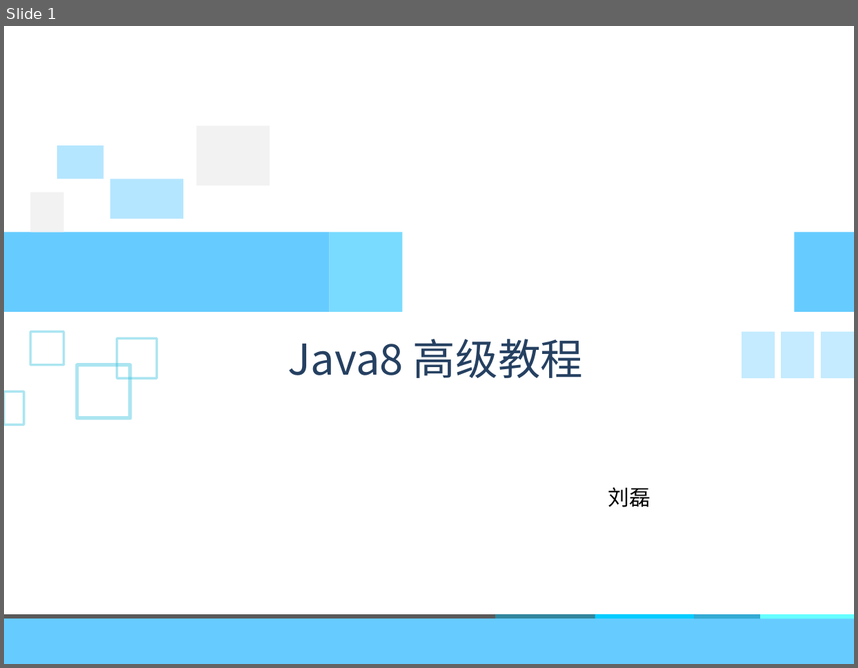
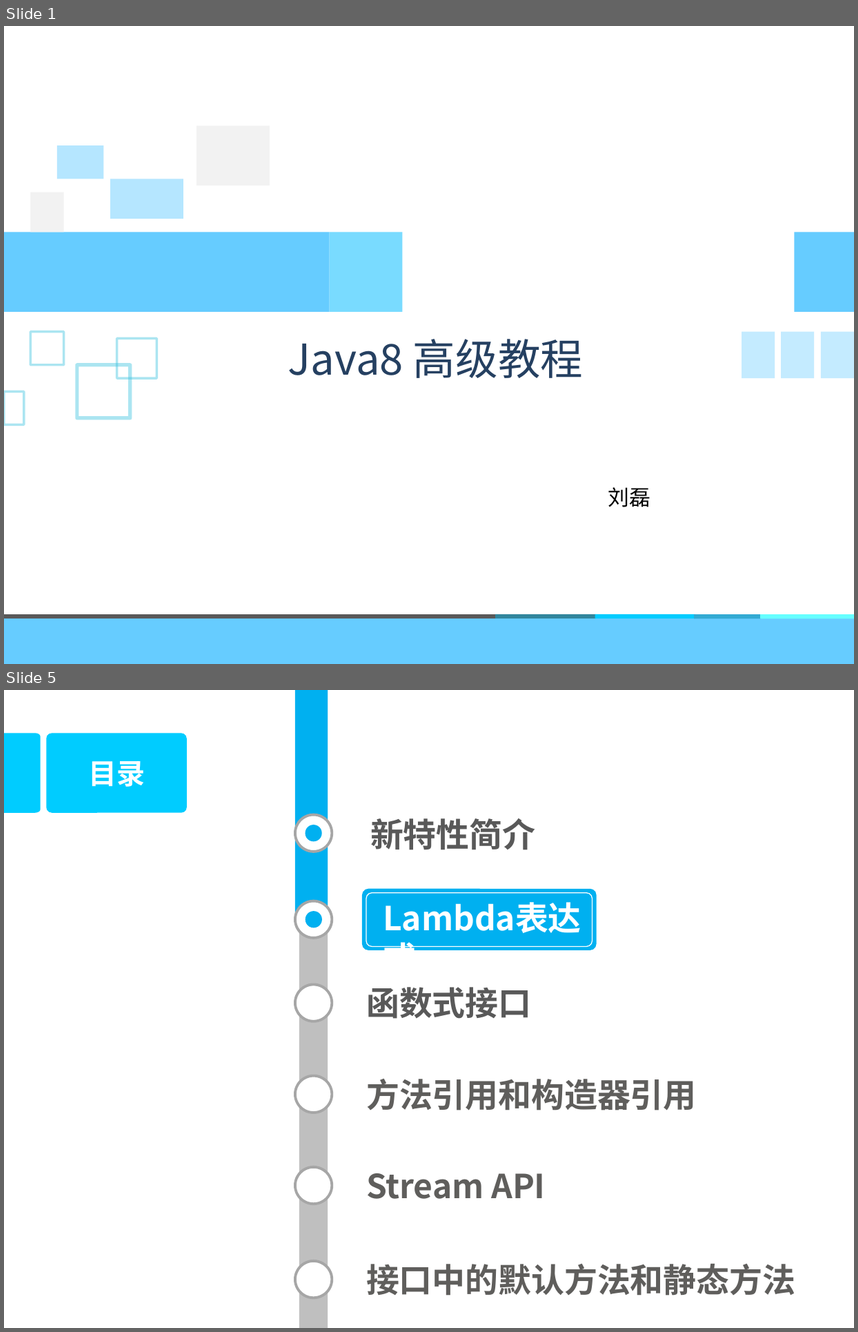
Before and after one commit to DoublePoint/MVC, a slide deck: 04相关插件/Java8/Java高级教程2.pptx. Shown one above the other, each under a label of ours: slide 1 before the commit, slides 1 and 5 after it; the slides between them are not shown. The pictures are 858x668 and 858x1332 pixels, drawn with LibreOffice and Linux fonts; fonts in the diff are those of the drawing; background and template pictures are left out. Boxes give left, top, right and bottom in pixels: in the first picture for what was removed or moved away, otherwise in the second. Text is boxed around its words. In the diff, an @@ line names an element or a change of style, - is before the commit and + after.

```diff
--- a/04相关插件/Java8/Java高级教程2.pptx
+++ b/04相关插件/Java8/Java高级教程2.pptx
@@ slide 5 added at [4,690,854,1328], background #FFFFFF @@
@@ rectangle added at [296,690,328,920], fill #00B0F0 @@
@@ rectangle added at [299,690,327,1328], fill #BFBFBF @@
@@ freeform shape added at [4,733,40,813], fill #00CCFF @@
@@ rounded rectangle added at [47,733,187,814], fill #00CCFF @@
@@ text added at [88,761,145,787], 24 pt, text #FFFFFF, bold @@
+目录
@@ ellipse added at [296,815,332,851], fill #FFFFFF, outline #A6A6A6 2.25 pt @@
@@ ellipse added at [305,825,322,841], fill #00B0F0 @@
@@ text added at [370,818,535,850], 28 pt, text #595959, bold @@
+新特性简介
@@ rounded rectangle added at [362,889,597,950], fill #00B0F0 @@
@@ rounded rectangle added at [366,892,593,946], outline #FFFFFF 0.75 pt @@
@@ text added at [375,893,595,942], 28 pt, text #FFFFFF, bold @@
+Lambda表达式
@@ ellipse added at [296,901,332,938], fill #FFFFFF, outline #A6A6A6 2.25 pt @@
@@ ellipse added at [306,911,323,928], fill #00B0F0 @@
@@ ellipse added at [296,984,332,1021], fill #FFFFFF, outline #A6A6A6 2.25 pt @@
@@ text added at [366,987,531,1018], 28 pt, text #595959, bold @@
+函数式接口
@@ ellipse added at [296,1075,332,1112], fill #FFFFFF, outline #A6A6A6 2.25 pt @@
@@ text added at [366,1078,696,1110], 28 pt, text #5F5E5C, bold @@
+方法引用和构造器引用
@@ ellipse added at [296,1167,332,1203], fill #FFFFFF, outline #A6A6A6 2.25 pt @@
@@ text added at [366,1173,545,1199], 28 pt, text #5F5E5C, bold @@
+Stream API
@@ ellipse added at [296,1261,332,1297], fill #FFFFFF, outline #A6A6A6 2.25 pt @@
@@ text added at [366,1263,795,1295], 28 pt, text #5F5E5C, bold @@
+接口中的默认方法和静态方法
```
Also in this commit, not shown: 2 slides changed, 37 other slides added, 50 slides removed, 17 other files.
